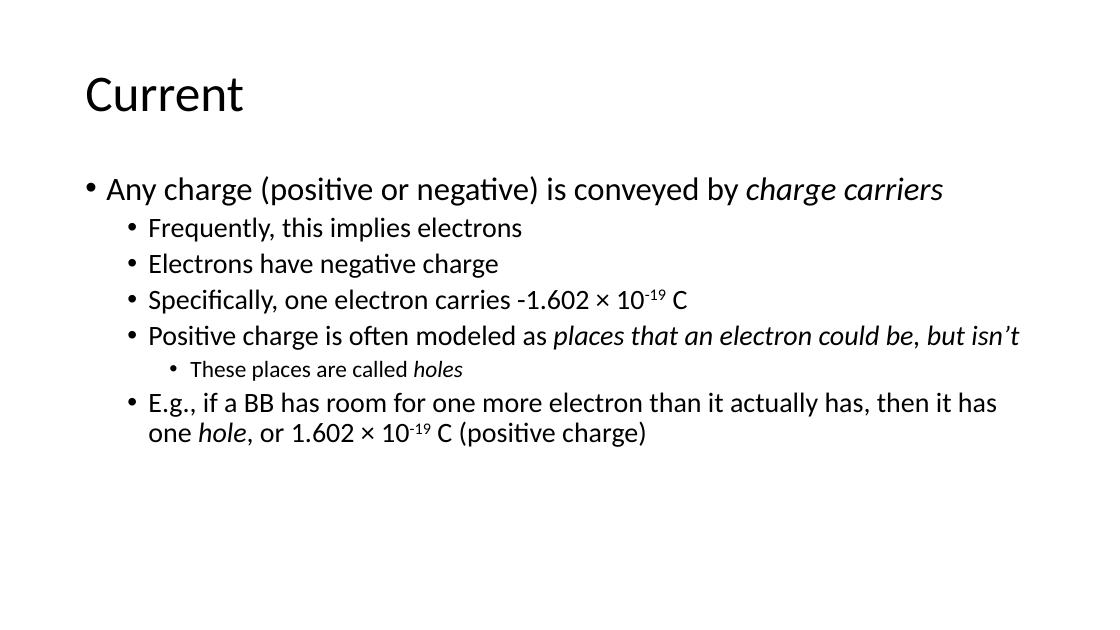
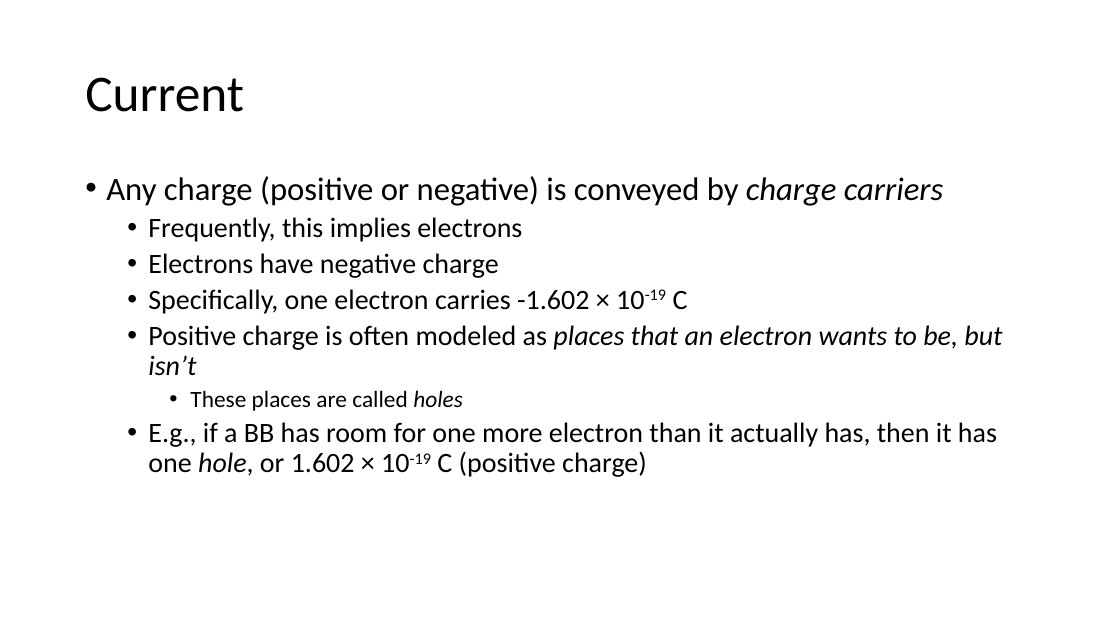
Before and after one commit to carlosgj/FRC-Training, a slide deck: slide 7 of Electronics 101.pptx. Drawn at 1120x630 pixels with LibreOffice and Linux fonts; fonts in the diff are those of the drawing. Boxes give left, top, right and bottom in pixels: in the first picture for what was removed or moved away, otherwise in the second. Text is boxed around its words. In the diff, an @@ line names an element or a change of style, - is before the commit and + after.

```diff
--- a/Electronics 101.pptx
+++ b/Electronics 101.pptx
@@ text at (x1=148, y1=325, x2=1002, y2=376): text changed @@
-  • Positive charge is often modeled as places that an electron could be, but isn’t
+  • Positive charge is often modeled as places that an electron wants to be, but isn’t
```
Also in this commit, not shown: 3 other slides changed, 11 slides added.
